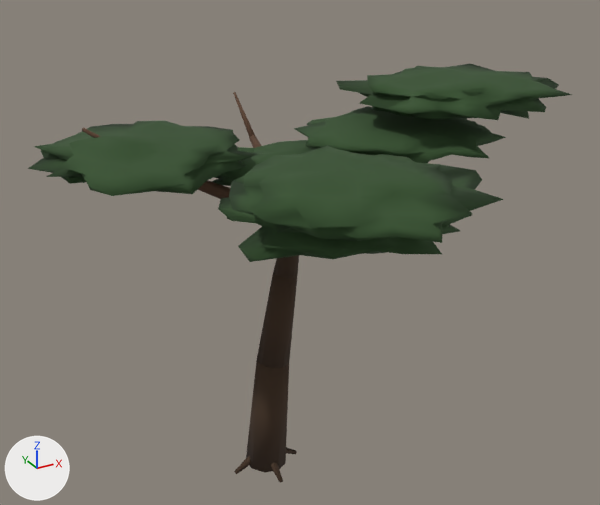
The glTF model assets/models/tree_pine.glb, before and after one commit.
Camera for both pictures: a 50 mm camera at (-4.43, -9.12, 7.8) aimed at (0.26, -0.58, 3.53). Arrows for +X, +Y and +Z are at lower left; the lights stay in place. The first picture is the older version. Vertices at exactly the same position are counted once.

Objects in the first picture: 'geometry_0'.
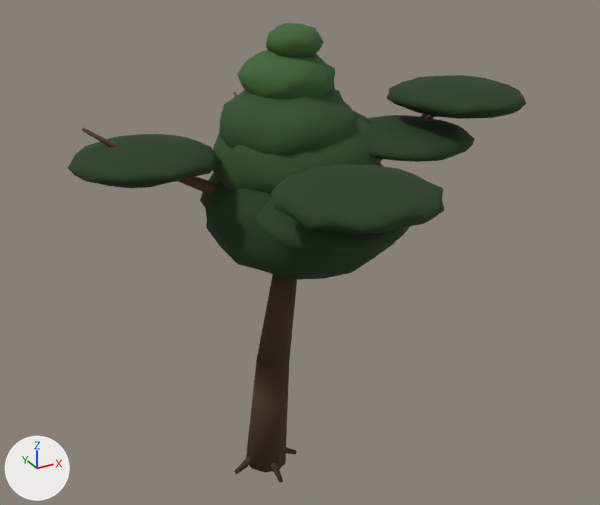
What differs and where, as boxes [x1, y1, x2, y2] in the pictures (600 x 505 px; the box of a moved part takes in the faces that stretch with it):
'geometry_0', reshaped (15% narrower, 10% taller): before [28, 64, 571, 483]; after [68, 23, 527, 483]
part 1 of me_geometry_0, rebuilt (35% narrower, 28% shorter): before [28, 121, 257, 196]; after [68, 134, 217, 188]
part 2 of me_geometry_0, rebuilt: before [211, 140, 319, 186]; after [213, 111, 382, 194]
part 3 of me_geometry_0, rebuilt: before [294, 106, 506, 163]; after [367, 115, 474, 162]
part 4 of me_geometry_0, added (green): after [200, 163, 395, 280]
part 5 of me_geometry_0, added (green): after [219, 90, 357, 156]
part 6 of me_geometry_0, added (green): after [237, 50, 335, 98]
part 7 of me_geometry_0, added (green): after [266, 23, 324, 57]
part 8 of me_geometry_0, moved or reshaped: before [218, 64, 571, 262]; after [254, 75, 527, 251]

What changed in the scene script:
```text
Change me_geometry_0:
    used by ob_geometry_0; location = (0.0, 0.0, 0.0)
    remove me_geometry_0.from_pydata(...)  # 1227 vertices, 2402 faces; spans x -2.77..3.79, y -3.91..2.08, z -0.08..5.63
    add me_geometry_0.from_pydata(...)  # 1875 vertices, 3682 faces; spans x -2.37..3.19, y -3.41..2.08, z -0.08..6.32
    me_geometry_0 part 1: the loose piece of 162 vertices spanning x -2.77..-0.18, y -1.32..1.38, z 4.68..5.17 is rebuilt with 162 vertices and now spans x -2.37..-0.59, y -0.79..0.94, z 4.67..5.05
    me_geometry_0 part 2: the loose piece of 162 vertices spanning x -0.7..1.67, y -1.32..0.99, z 4.24..4.74 is rebuilt with 162 vertices and now spans x -0.71..1.52, y -1.25..0.99, z 4.04..5.39
    me_geometry_0 part 3: the loose piece of 162 vertices spanning x 0.33..2.97, y -1.96..0.67, z 4.69..5.15 is rebuilt with 162 vertices and now spans x 0.8..2.54, y -1.56..0.16, z 4.7..5.08
    me_geometry_0 part 4: a new loose piece of 162 vertices spanning x -0.84..1.76, y -1.57..1.0, z 3.2..4.82, in mat_vc_mat
    me_geometry_0 part 5: a new loose piece of 162 vertices spanning x -0.58..1.19, y -1.08..0.68, z 4.57..5.63, in mat_vc_mat
    me_geometry_0 part 6: a new loose piece of 162 vertices spanning x -0.26..0.93, y -0.71..0.5, z 5.29..6.04, in mat_vc_mat
    me_geometry_0 part 7: a new loose piece of 162 vertices spanning x 0.07..0.75, y -0.5..0.19, z 5.88..6.32, in mat_vc_mat
    me_geometry_0 part 8: 483 vertices removed from x -1.42..3.79, y -3.91..0.34, z 4.33..5.63; 483 vertices added at x -1.03..3.19, y -3.41..-0.04, z 4.32..5.58
```
